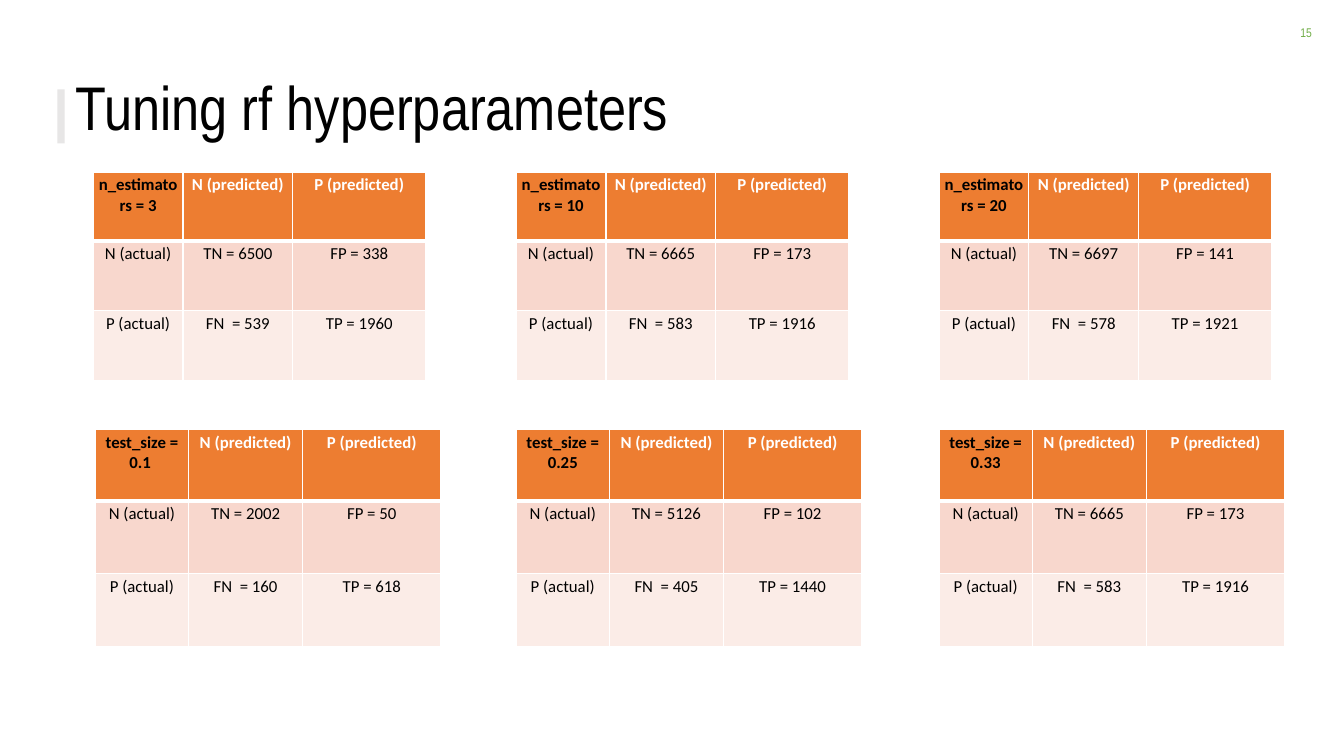
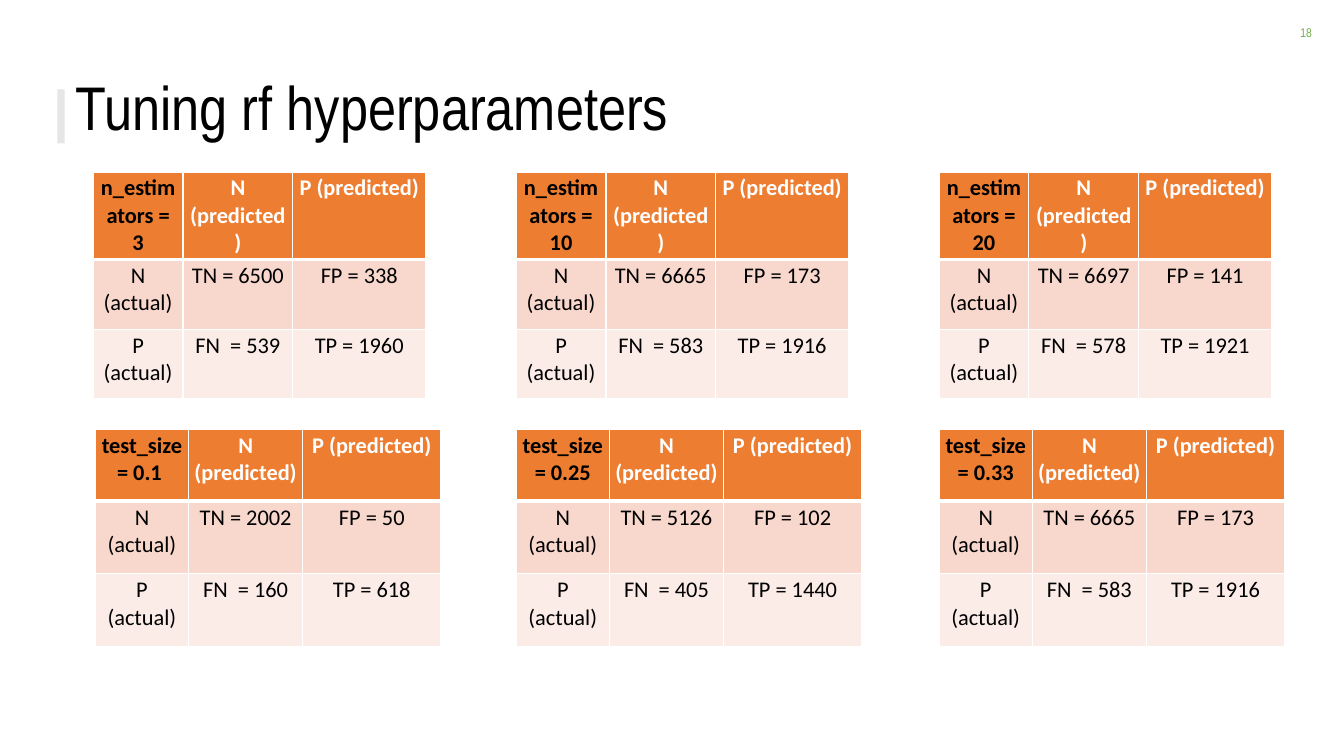
Before and after one commit to ckborg/DSE_challenge, a slide deck: slide 18 of DSE_challenge_slides.pptx (slide 15 before the commit). Drawn at 1344x756 pixels with LibreOffice and Linux fonts; fonts in the diff are those of the drawing; background and template pictures are left out. Boxes give left, top, right and bottom in pixels: in the first picture for what was removed or moved away, otherwise in the second. Text is boxed around its words. In the diff, an @@ line names an element or a change of style, - is before the commit and + after.

```diff
--- a/DSE_challenge_slides.pptx
+++ b/DSE_challenge_slides.pptx
@@ table at (93,172,425,398) @@
@@ size 12 to 16 pt @@
@@ table at (516,172,849,398) @@
@@ size 12 to 16 pt @@
@@ table at (940,172,1272,398) @@
@@ size 12 to 16 pt @@
@@ table at (96,430,442,661) @@
@@ size 12 to 16 pt @@
@@ table at (516,430,862,661) @@
@@ size 12 to 16 pt @@
@@ table at (940,430,1286,661) @@
@@ size 12 to 16 pt @@
```
Also in this commit, not shown: 6 other slides changed, 3 slides added, 5 slides removed, 1 other file.
